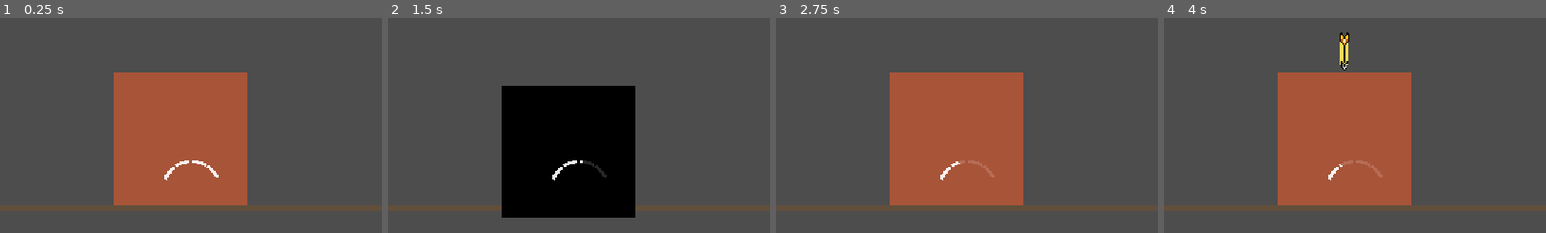
Above: before the commit, frames 1-4 (left to right).
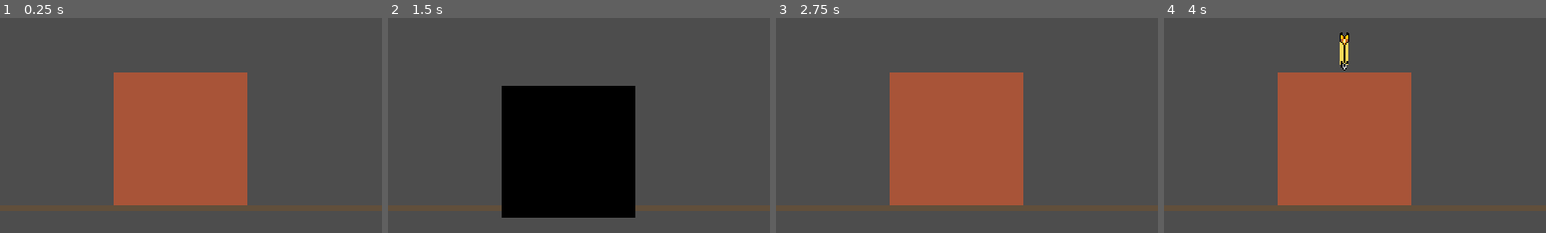
Above: after the commit, the same moments.

Repository: thugzook/desserted-desert-gamejam
Game: Godot game, scene res://scenes/main.tscn
Same seed, same stepped clock (60 frames per second), same inputs: the game is played once before the commit and once after it.
Inputs:
- Up to frame 1 (0.25 s): no input
- Up to frame 2 (1.5 s): tap Enter (restart) at 0.5 s; hold D (dodge_right) 0.53-1.28 s; tap J (parry) at 0.6, 1.35 s; hold S (dodge_down) from 1.28 s (still down)
- Up to frame 3 (2.75 s): release S (dodge_down) at 2.03 s; hold D (dodge_right) from 2.03 s (still down); tap J (parry) at 2.1 s
- Up to frame 4 (4 s): release D (dodge_right) at 2.78 s; hold Space (dodge_up) 2.78-3.53 s; tap J (parry) at 2.85, 3.6 s; hold A (dodge_left) from 3.53 s (still down)
The pictures show only the part of the screen within x 27-77%, y 40-90%; the shares and areas given below are measured in that part.

The runs differ from the first frame. In frame 1, 0.2% of the frame differs, in the area x 43-58%, y 66-76%; in frame 2, 0.2%; in frame 3, 0.2%; in frame 4, 0.2%.

Commit message:
Disable stamina (commented), interruptible dodges, hurtbox follows the dodge
- All stamina call sites commented with 'STAMINA DISABLED' markers
  (spend, regen, parry refund, HUD arc + listeners) for easy re-enable
- A new dodge input interrupts the current dodge and redirects from the
  current position; only parry recovery still locks input
- The whole Area2D (sprite + hurtbox) tweens with the dodge: ducks can
  physically clear head shots, dodging into a shot's path means parry or
  take the hit; LANE_ANSWERS still forgives right-answer contact
- CLAUDE.md invariants updated to v4 (body moves, stamina off)

Co-Authored-By: Claude Fable 5 <noreply@anthropic.com>

Diff:
--- a/dodge-guy-gamejam/scripts/hud.gd
+++ b/dodge-guy-gamejam/scripts/hud.gd
@@ -28,13 +28,16 @@
 	_refresh_hearts(_max_hp())
 	Events.run_started.connect(func() -> void: _refresh_hearts(_max_hp()))
 	Events.player_hit.connect(_refresh_hearts)
-	Events.dodge_failed.connect(_on_dodge_failed)
-	Events.stamina_changed.connect(_on_stamina_changed)
 	Events.run_ended.connect(_on_run_ended)
-	# The Player is _ready() before the HUD is, so its opening stamina_changed
-	# already went out. Seed the arc by hand instead of waiting for the first dodge.
-	if player != null:
-		_on_stamina_changed(player.stamina, player.max_stamina, 0.0)
+	# STAMINA DISABLED (2026-07-26): arc hidden, listeners off. Uncomment this
+	# block (and the ones in player.gd) to bring the mechanic back.
+	stamina_arc.visible = false
+	#Events.dodge_failed.connect(_on_dodge_failed)
+	#Events.stamina_changed.connect(_on_stamina_changed)
+	## The Player is _ready() before the HUD is, so its opening stamina_changed
+	## already went out. Seed the arc by hand instead of waiting for the first dodge.
+	#if player != null:
+	#	_on_stamina_changed(player.stamina, player.max_stamina, 0.0)
 
 
 func _process(_delta: float) -> void:
--- a/dodge-guy-gamejam/scripts/player.gd
+++ b/dodge-guy-gamejam/scripts/player.gd
@@ -2,8 +2,11 @@
 extends Area2D
 ## The player. A dodge is a TIMED WINDOW with a DIRECTION RULE: press the right
 ## direction for the incoming lane while it arrives and the projectile is
-## neutralized (it ghosts through you). The body's nudge is pure presentation —
-## the collider never moves. Parry works even mid-dodge. Everything costs stamina.
+## neutralized (it ghosts through you). The WHOLE body moves — hurtbox included
+## (user decision 2026-07-26) — so ducking really slips under head shots, and
+## dodging INTO a shot's path means parry or pay. Dodges are interruptible: a new
+## dodge input redirects mid-animation; only parry recovery locks you out.
+## STAMINA IS DISABLED — every stamina line is commented, grep "STAMINA DISABLED".
 ##
 ## The dodge rulebook is LANE_ANSWERS below — one table, edit freely.
 ##
@@ -41,9 +44,10 @@
 }
 
 @export_group("Dodge Feel")
-## How far the BODY (sprite only) nudges: x = sideways, y = up/down. Pure
-## presentation — the hurtbox stays home and the LANE_ANSWERS rule decides dodges,
-## so this is a look, not a reach. Keep it small enough to read as a flinch.
+## How far the WHOLE body (sprite + hurtbox) moves: x = sideways, y = up/down.
+## This is a real reach now — raise y and ducks/jumps physically clear head/feet
+## shots; raise x and sidesteps can clear overheads. Small values keep dodging
+## mostly rule-based (LANE_ANSWERS), big values make it spatial.
 @export var dodge_distance := Vector2(25, 20)
 ## Seconds to dash out (0.08 = 5 frames). Lower = snappier. Out + hang + return
 ## together are the ACTIVE WINDOW — dodge while a shot arrives and you've dodged it.
@@ -78,7 +82,7 @@
 @export var max_stamina := 4
 ## Bars spent per dodge. Keep this at 1 — it's what makes "+1 max = +1 dodge" true
 ## for the player. Raising it breaks that read.
-@export var dodge_stamina_cost := 1
+@export var dodge_stamina_cost := 0
 ## Seconds to recharge ONE bar. Lower = dodge more often.
 @export var stamina_recharge_time := 1.2
 ## Seconds after spending before recharging resumes (stops dodge-spam from
@@ -122,8 +126,10 @@
 	player_size = sprite.size
 	_sprite_home = sprite.position
 	hp = max_hp
-	stamina = max_stamina
-	_emit_stamina()
+	# STAMINA DISABLED (2026-07-26): uncomment these and the other "STAMINA
+	# DISABLED" blocks (player.gd + hud.gd) to bring the whole mechanic back.
+	#stamina = max_stamina
+	#_emit_stamina()
 	area_entered.connect(_on_area_entered)
 	sprite.modulate = Color.CORAL
 
@@ -134,7 +140,8 @@
 		return
 	_read_input()
 	_consume_buffer()
-	_regen(delta)
+	# STAMINA DISABLED (2026-07-26): no recharge while dodges are free.
+	#_regen(delta)
 
 
 ## True only during the deflect window at the START of the parry.
@@ -187,13 +194,16 @@
 			buffered = ""
 			_start_parry()
 		return
-	# A dodge needs: at home, not locked in a parry, and enough stamina.
-	if state != State.READY or is_parry_blocked():
-		return
-	if stamina < dodge_stamina_cost:
-		buffered = ""
-		Events.dodge_failed.emit()
-		return
+	# A dodge needs: not mid-hit-stagger, not locked in a parry. A dodge already in
+	# progress CAN be interrupted by a new one (user decision 2026-07-26) — parry
+	# recovery is the only real lockout.
+	if (state != State.READY and state != State.DODGING) or is_parry_blocked():
+		return
+	# STAMINA DISABLED (2026-07-26): dodges are free.
+	#if stamina < dodge_stamina_cost:
+	#	buffered = ""
+	#	Events.dodge_failed.emit()
+	#	return
 	var direction: Vector2 = ACTIONS[buffered]
 	buffered = ""
 	_start_dodge(direction)
@@ -201,21 +211,24 @@
 # --- dodge ----------------------------------------------------------------
 
 func _start_dodge(direction: Vector2) -> void:
-	if _tween and _tween.is_valid(): # TODO: remove tween as the driver but maybe movement as the check
-			_tween.kill()
+	if _tween and _tween.is_valid():
+		_tween.kill()   # interrupting an earlier dodge — redirect from wherever we are
 	state = State.DODGING
 	dodge_direction = direction
-	_spend_stamina(dodge_stamina_cost)
-
-	# Only the SPRITE moves — the collider stays home so every shot still reaches
-	# _resolve(), where the LANE_ANSWERS rule (not geometry) decides the outcome.
-	# The whole nudge is these four lines: out, hang, back, done.
-	var target := _sprite_home + direction * dodge_distance
+	# STAMINA DISABLED (2026-07-26): dodges are free.
+	#_spend_stamina(dodge_stamina_cost)
+
+	# The WHOLE node moves — sprite AND hurtbox together (user decision 2026-07-26):
+	# ducking really slips under head shots, and jumping INTO a shot's path means
+	# parry or pay. A right-answer dodge that stays in contact is still forgiven by
+	# LANE_ANSWERS in _resolve(). Lanes keep aiming at home_position, which no
+	# longer follows us — that's the whole point.
+	var target := home_position + direction * dodge_distance
 	_tween = create_tween()
-	_tween.tween_property(sprite, "position", target, dodge_out_time) \
+	_tween.tween_property(self, "position", target, dodge_out_time) \
 		.set_trans(dodge_out_trans).set_ease(dodge_out_ease)
 	_tween.tween_interval(dodge_hang_time)
-	_tween.tween_property(sprite, "position", _sprite_home, dodge_return_time) \
+	_tween.tween_property(self, "position", home_position, dodge_return_time) \
 		.set_trans(dodge_return_trans).set_ease(dodge_return_ease)
 	_tween.tween_callback(func() -> void: state = State.READY)
 
@@ -258,7 +271,8 @@
 
 
 func _parry_success(projectile: Projectile) -> void:
-	_gain_stamina(parry_stamina_refund)
+	# STAMINA DISABLED (2026-07-26): no refund while dodges are free.
+	#_gain_stamina(parry_stamina_refund)
 	projectile.deflect()
 	Events.parried.emit(projectile)
 	sprite.modulate = PARRY_STATE["parry_success"]
@@ -291,10 +305,10 @@
 		Events.player_died.emit()
 		return
 
-	# Cancel any dodge nudge in progress and slide the sprite home.
+	# Cancel any dodge in progress and slide the whole body (hurtbox included) home.
 	state = State.HIT
 	_tween = create_tween()
-	_tween.tween_property(sprite, "position", _sprite_home, hit_recover_time) \
+	_tween.tween_property(self, "position", home_position, hit_recover_time) \
 		.set_trans(hit_recover_trans).set_ease(Tween.EASE_OUT)
 	_tween.tween_callback(func() -> void: state = State.READY)
 
Not shown, changed: CLAUDE.md
